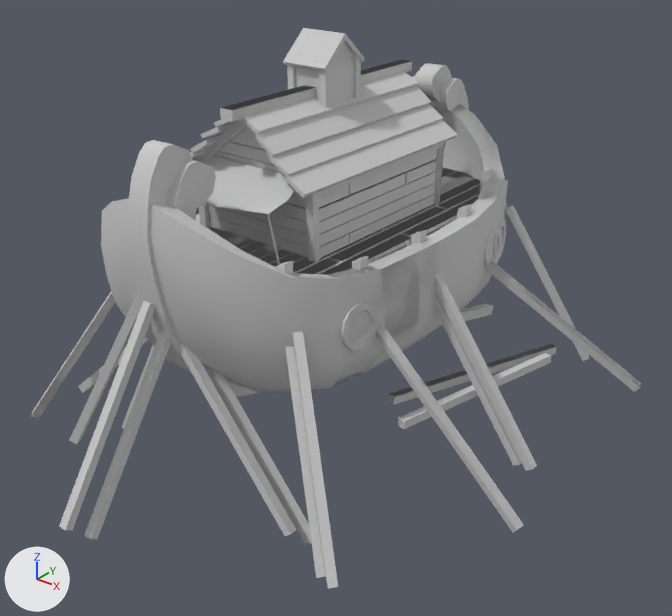
Renders of the FBX model Assets/Meshes/fbx/ark.FBX from each side of a commit.
Before and after are seen from a 50 mm lens placed at (18.3, -22.9, 15.5), pointed at (0.5, -0.7, 1.8). Arrows for +X, +Y and +Z are at lower left; the lights stay in place. Where no turn or scale is listed for an object, it has been applied to the vertices.

Objects in the first picture: '1', '2', '3', '4', '5', '6', '7'.
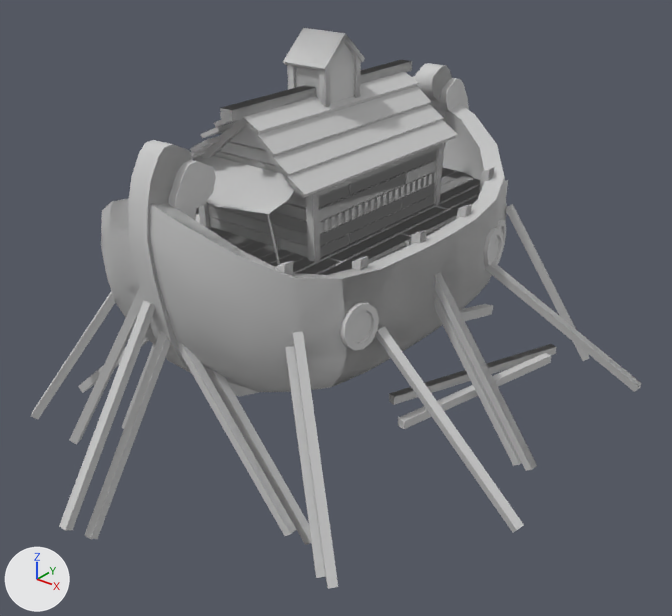
Location of each change, [x1, y1, x2, y2] in pixels of the pictures (672 x 616 px; the box of a moved part takes in the faces that stretch with it):
'6', reshaped
    before: [32, 28, 641, 589]
    after: [66, 60, 641, 534]
part 1 of me_mesh, deleted
    before: [201, 28, 365, 174]
part 2 of me_mesh, moved or reshaped (not visible before)
    after: [196, 214, 200, 223]
part 3 of me_mesh, moved or reshaped
    before: [484, 229, 500, 262]
    after: [484, 229, 503, 266]
part 4 of me_mesh, moved or reshaped
    before: [340, 303, 377, 350]
    after: [344, 304, 379, 351]
part 5 of me_mesh_006, moved or reshaped
    before: [196, 214, 200, 223]
    after: [201, 124, 231, 139]
part 6 of me_mesh_006, built on
    after: [213, 28, 364, 338]
'4', unchanged, uncovered by the edit
    before: [96, 63, 641, 566]
    after: [150, 63, 641, 589]

The change, as a diff of the scene's bpy script:
```diff
--- a/Assets/Meshes/fbx/ark.FBX.py
+++ b/Assets/Meshes/fbx/ark.FBX.py
@@ me_mesh_006 @@
 # used by ob_5; location = (0.0, 0.0, 0.0)
-me_mesh_006.from_pydata(...)  # 1876 vertices, 3176 faces; spans x -8.6..9.6, y -11.4..10.9, z -2.1..9.2
+me_mesh_006.from_pydata(...)  # 2200 vertices, 3616 faces; spans x -8.6..9.6, y -11.4..10.9, z -2.1..10.7
+# me_mesh_006 part 5: the loose piece of 8 vertices spanning x -3.7..-1.4, y -3.9..4.0, z 4.7..4.9 is multiplied about its middle by the matrix ((0.886, -0.171, -0.432), (0.189, 0.982, 0.0), (0.424, -0.082, 0.902)), then moved by (1.1, -0.2, 3.4)
+# me_mesh_006 part 6: 19 vertices moved from x -5.1..3.8, y -4.3..4.0, z 3.0..3.9 to x -5.3..4.0, y -4.3..4.0, z 3.0..3.9; 29 vertices removed from x -5.1..3.8, y -4.3..4.0, z 3.0..3.8; 353 vertices added at x -5.3..4.1, y -4.4..4.1, z 3.0..10.7
 me_mesh_006.materials.append(mat_material__29)
@@ me_mesh @@
 # used by ob_6; location = (0.0, 0.0, 0.0)
-me_mesh.from_pydata(...)  # 2200 vertices, 3576 faces; spans x -8.6..9.6, y -11.4..10.9, z -2.1..10.7
+me_mesh.from_pydata(...)  # 1876 vertices, 3216 faces; spans x -8.6..9.6, y -11.4..10.9, z -2.1..9.2
+# me_mesh part 1: 34 loose pieces with 332 vertices, spanning x -3.0..1.8, y -4.1..3.9, z 4.3..10.7, are deleted
+# me_mesh part 2: 12 vertices moved from x -5.1..-5.0, y -4.3..4.0, z 3.0..3.9 to x -5.3..-5.2, y -4.3..4.0, z 3.0..3.9; 12 vertices removed from x -5.1..-5.0, y -4.3..4.0, z 3.0..3.8; 20 vertices added at x -5.3..-1.4, y -4.4..4.1, z 3.0..4.9
+# me_mesh part 3: 1 vertex moved from x 3.7, y 4.0, z 3.2 to x 3.9, y 4.0, z 3.2; 15 vertices removed from x 3.7..4.0, y 3.0..4.1, z 2.8..4.2; 15 vertices added at x 3.9..4.1, y 3.0..4.1, z 2.8..4.2
+# me_mesh part 4: 2 vertices moved from x 3.7, y -4.3..-3.9, z 3.4..3.9 to x 3.9, y -4.3..-3.9, z 3.7..3.9; 13 vertices removed from x 3.7..4.0, y -4.5..-3.3, z 2.8..3.8; 13 vertices added at x 3.9..4.1, y -4.5..-3.3, z 2.8..3.9
 me_mesh.materials.append(mat_material__29)
```
